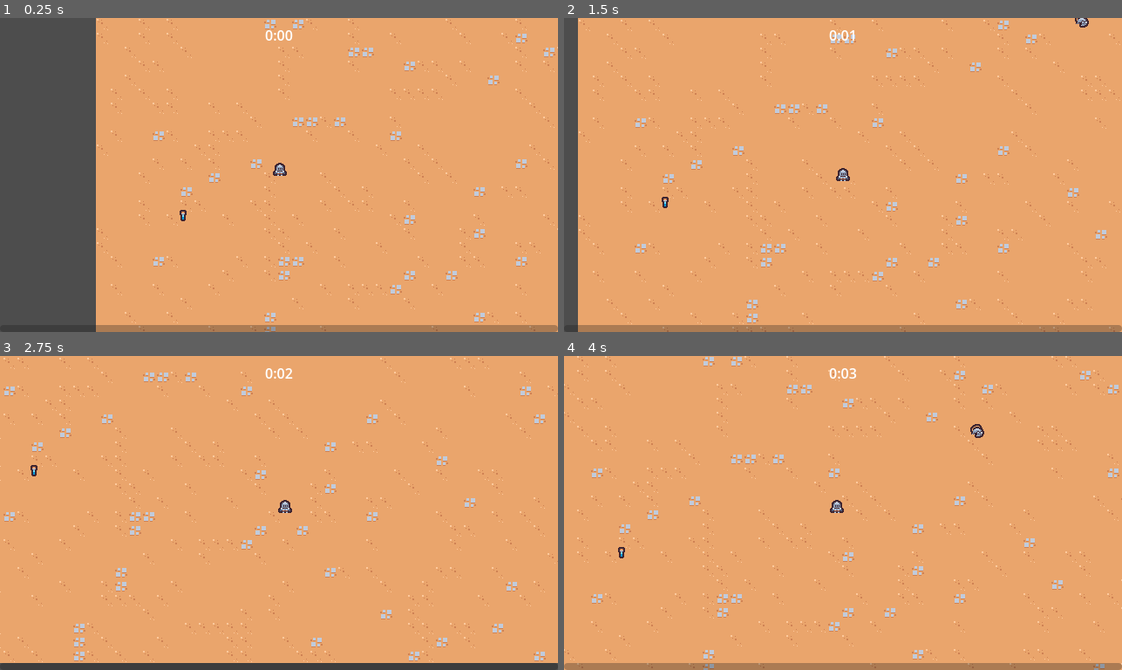
Above: before the commit, frames 1-4 (two rows, left to right).
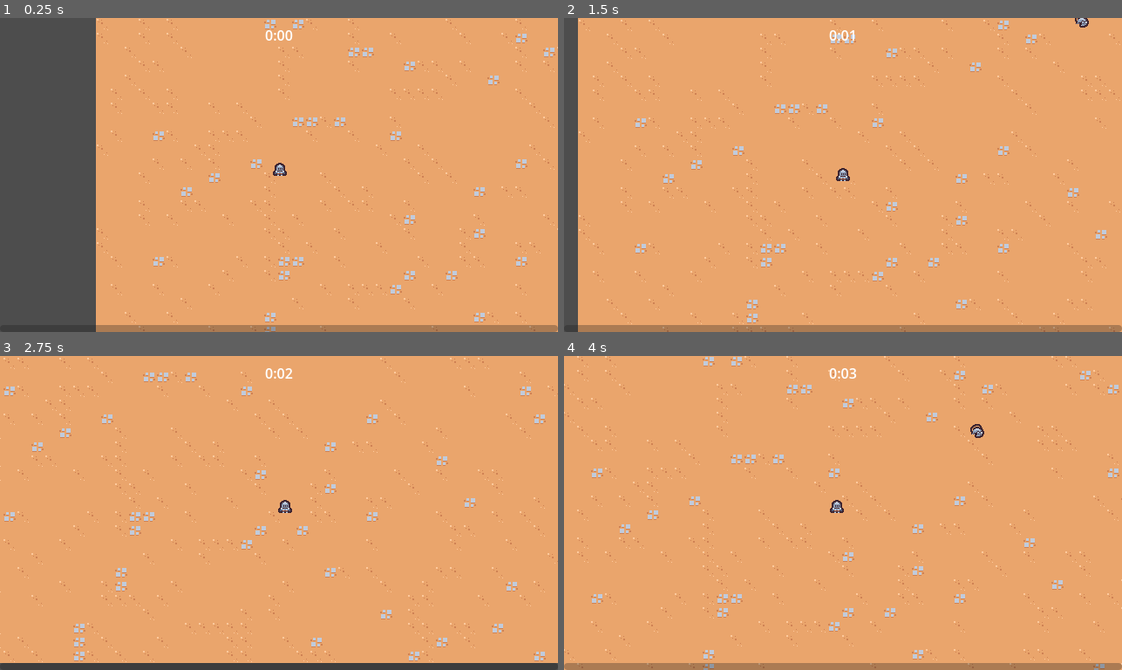
Above: after the commit, the same moments.

Repository: malefooo/godot-study
Game: Godot game, scene res://scenes/main/main.tscn
Two runs of this game, one before a commit and one after it. Both use one fixed random seed, a clock stepped at 60 frames per second and the inputs below.
Inputs (mouse positions are in pixels of both pictures, inside the frame that each line leads up to):
- Up to frame 1 (0.25 s): no input
- Up to frame 2 (1.5 s): move the mouse to (965, 159) at 0.52 s; hold D (move_right) 0.53-1.28 s; click (965, 159) at 0.6 s; move the mouse to (731, 190) at 1.27 s; hold S (move_down) from 1.28 s (still down); click (731, 190) at 1.35 s
- Up to frame 3 (2.75 s): move the mouse to (334, 443) at 2.02 s; release S (move_down) at 2.03 s; hold D (move_right) from 2.03 s (still down); click (334, 443) at 2.1 s
- Up to frame 4 (4 s): move the mouse to (815, 575) at 2.77 s; release D (move_right) at 2.78 s; hold W (move_up) 2.78-3.53 s; click (815, 575) at 2.85 s; move the mouse to (1010, 560) at 3.52 s; hold A (move _left) from 3.53 s (still down); click (1010, 560) at 3.6 s

The runs differ from the first frame. In frame 1, less than 0.1% of the frame differs, in the area x 32-34%, y 61-65%; in frame 2, less than 0.1%; in frame 3, less than 0.1%; in frame 4, less than 0.1%.

Commit message:
第25节课

Diff:
--- a/scenes/ability/sword_ability_controller/sword_ability_controller.gd
+++ b/scenes/ability/sword_ability_controller/sword_ability_controller.gd
@@ -32,9 +32,9 @@
 	)
 
 	var sword_instance = sword_ability.instantiate() as Node2D
-
+	var foreground_layer = get_tree().get_first_node_in_group("foreground_layer")
 	#var player = get_tree().get_first_node_in_group("player") as Node2D
-	player.get_parent().add_child(sword_instance)
+	foreground_layer.add_child(sword_instance)
 	sword_instance.hitbox_component.damage = damage
 
 	sword_instance.global_position = enemies[0].global_position
--- a/scenes/component/vial_drop_component.gd
+++ b/scenes/component/vial_drop_component.gd
@@ -19,5 +19,6 @@
 
 	var spawn_position = (owner as Node2D).global_position
 	var vial_instaance = vial_scene.instantiate() as Node2D
-	owner.get_parent().add_child(vial_instaance)
+	var entities_layer = get_tree().get_first_node_in_group("entities_layer")
+	entities_layer.add_child(vial_instaance)
 	vial_instaance.global_position = spawn_position
--- a/scenes/main/main.tscn
+++ b/scenes/main/main.tscn
@@ -10,7 +10,6 @@
 [ext_resource type="TileSet" uid="uid://babc8xkuyq3wl" path="res://resources/tileset.tres" id="3_6cicg"]
 [ext_resource type="PackedScene" uid="uid://dm3qcev8le67m" path="res://scenes/manager/experience_manager.tscn" id="4_aoplh"]
 [ext_resource type="PackedScene" uid="uid://dh8ibxt4qfnn6" path="res://scenes/manager/upgrade_manager.tscn" id="6_airc6"]
-[ext_resource type="PackedScene" uid="uid://db2vfgj8b6oqn" path="res://scenes/game_object/experience_ vial/experience_vial.tscn" id="8_kxddc"]
 
 [node name="Main" type="Node"]
 
@@ -36,9 +35,11 @@
 format = 2
 layer_0/tile_data = PackedInt32Array(655380, 0, 4, 589844, 0, 4, 524308, 0, 4, 458772, 0, 4, 393236, 65536, 4, 327700,  …(19842 unchanged characters)…
 
-[node name="Player" parent="." instance=ExtResource("1_2jsuo")]
+[node name="Entities" type="Node2D" parent="." groups=["entities_layer"]]
+y_sort_enabled = true
+
+[node name="Player" parent="Entities" instance=ExtResource("1_2jsuo")]
 position = Vector2(131, 102)
 script = ExtResource("2_crr83")
 
-[node name="ExperienceVial" parent="." instance=ExtResource("8_kxddc")]
-position = Vector2(20, 147)
+[node name="Foreground" type="Node2D" parent="." groups=["foreground_layer"]]
--- a/scenes/manager/enemy_manager.gd
+++ b/scenes/manager/enemy_manager.gd
@@ -17,5 +17,6 @@
 	var spawn_position = player.global_position + (random_direction * SPAWN_RADIUS)
 
 	var enemy = basic_enemy_scene.instantiate() as Node2D
-	get_parent().add_child(enemy)
+	var entities_layer = get_tree().get_first_node_in_group("entities_layer")
+	entities_layer.add_child(enemy)
 	enemy.global_position = spawn_position
Not shown: 1 places in scenes/main/main.tscn that only renumber resources
